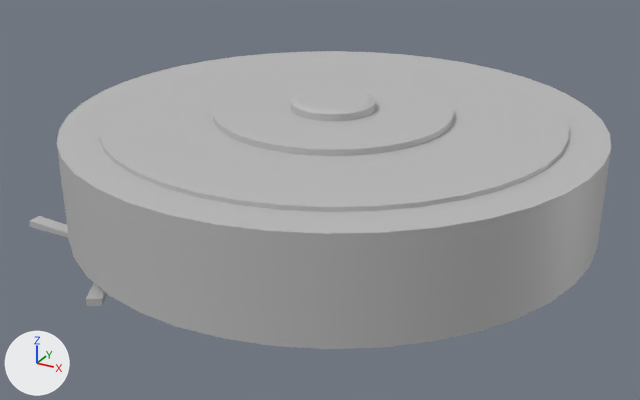
Two versions of the FBX model Assets/Models/Traps/Trap_Roomba_v01.fbx, one commit apart.
Both versions are drawn from a 50 mm camera at (0.419, -0.477, 0.264) aimed at (0.162, -0.01, 0.031). The lights are fixed; the arrows at lower left show +X, +Y and +Z. Where no turn or scale is listed for an object, it has been applied to the vertices.

In view in the first picture: 'Roomba_Body', 'Roomba_Brush', 'Roomba_Button'.
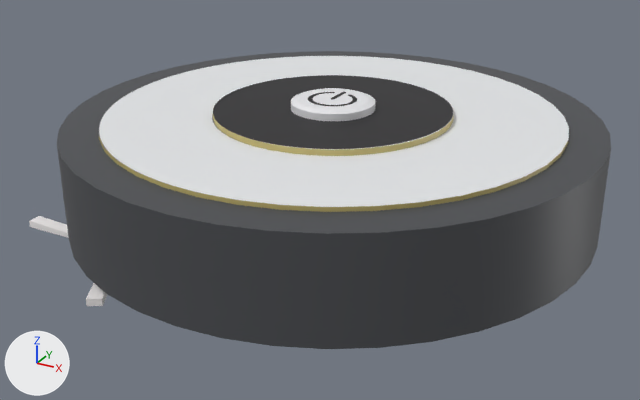
Edits to the scene script, one JSON object a line:
```json
{"op": "add", "block": "img_text_roomba_brush_png", "code": ["img_text_roomba_brush_png = load_image('text_Roomba_Brush.png', '../../Textures/Traps/text_Roomba_Brush.png', 2048, 2048, 'sRGB')"]}
{"op": "add", "block": "img_text_roomba_button_png", "code": ["img_text_roomba_button_png = load_image('text_Roomba_Button.png', '../../Textures/Traps/text_Roomba_Button.png', 2048, 2048, 'sRGB')"]}
{"op": "add", "block": "img_text_roomba_body_png", "code": ["img_text_roomba_body_png = load_image('text_Roomba_Body.png', '../../Textures/Traps/text_Roomba_Body.png', 2048, 2048, 'sRGB')"]}
{"op": "add", "block": "img_text_roomba_wheels_png", "code": ["img_text_roomba_wheels_png = load_image('text_Roomba_Wheels.png', '../../Textures/Traps/text_Roomba_Wheels.png', 2048, 2048, 'sRGB')"]}
{"op": "remove", "block": "mat_lambert1", "code": "mat_lambert1.base_color = (0.5, 0.5, 0.5)  # grey #bcbcbc"}
{"op": "add", "block": "mat_lambert1", "code": "mat_lambert1.texture = img_text_roomba_wheels_png"}
{"op": "add", "block": "mat_lambert4", "code": ["mat_lambert4 = principled_material('lambert4')", "mat_lambert4.texture = img_text_roomba_brush_png"]}
{"op": "add", "block": "mat_lambert2", "code": ["mat_lambert2 = principled_material('lambert2')", "mat_lambert2.texture = img_text_roomba_button_png"]}
{"op": "add", "block": "mat_lambert3", "code": ["mat_lambert3 = principled_material('lambert3')", "mat_lambert3.texture = img_text_roomba_body_png"]}
{"block": "me_mesh", "where": "me_mesh.from_pydata(...)  # 122 vertices, 160 faces; spans x -0.0269..0.0269, y -0.0269..0.0269, z -0.0081..0.0"}
{"op": "remove", "block": "me_mesh", "code": "me_mesh.materials.append(mat_lambert1)  # grey #bcbcbc"}
{"op": "add", "block": "me_mesh", "code": "me_mesh.materials.append(mat_lambert2)  # picture img_text_roomba_button_png"}
{"block": "me_mesh_002", "where": "me_mesh_002.from_pydata(...)  # 50 vertices, 57 faces; spans x -0.0725..0.0401, y -0.065..0.065, z 0.0..0.0147"}
{"op": "remove", "block": "me_mesh_002", "code": "me_mesh_002.materials.append(mat_lambert1)  # grey #bcbcbc"}
{"op": "add", "block": "me_mesh_002", "code": "me_mesh_002.materials.append(mat_lambert4)  # picture img_text_roomba_brush_png"}
{"block": "me_mesh_001", "where": "me_mesh_001.from_pydata(...)  # 322 vertices, 360 faces; spans x -0.17..0.17, y -0.17..0.17, z 0.0..0.069"}
{"op": "remove", "block": "me_mesh_001", "code": "me_mesh_001.materials.append(mat_lambert1)  # grey #bcbcbc"}
{"op": "add", "block": "me_mesh_001", "code": "me_mesh_001.materials.append(mat_lambert3)  # picture img_text_roomba_body_png"}
```

Where the change shows, as pixel boxes [x1, y1, x2, y2] in the pictures (640 x 400 px):
```json
{"object": "Roomba_Body", "change": "surface changed, recoloured", "before": [57, 51, 611, 349], "after": [57, 51, 611, 349]}
{"object": "Roomba_Button", "change": "surface changed, recoloured", "before": [291, 88, 376, 121], "after": [291, 88, 376, 121], "on screen": "grey to white"}
{"object": "Roomba_Brush", "change": "surface changed, recoloured", "before": [29, 216, 107, 306], "after": [29, 216, 107, 306], "on screen": "grey to white"}
```
